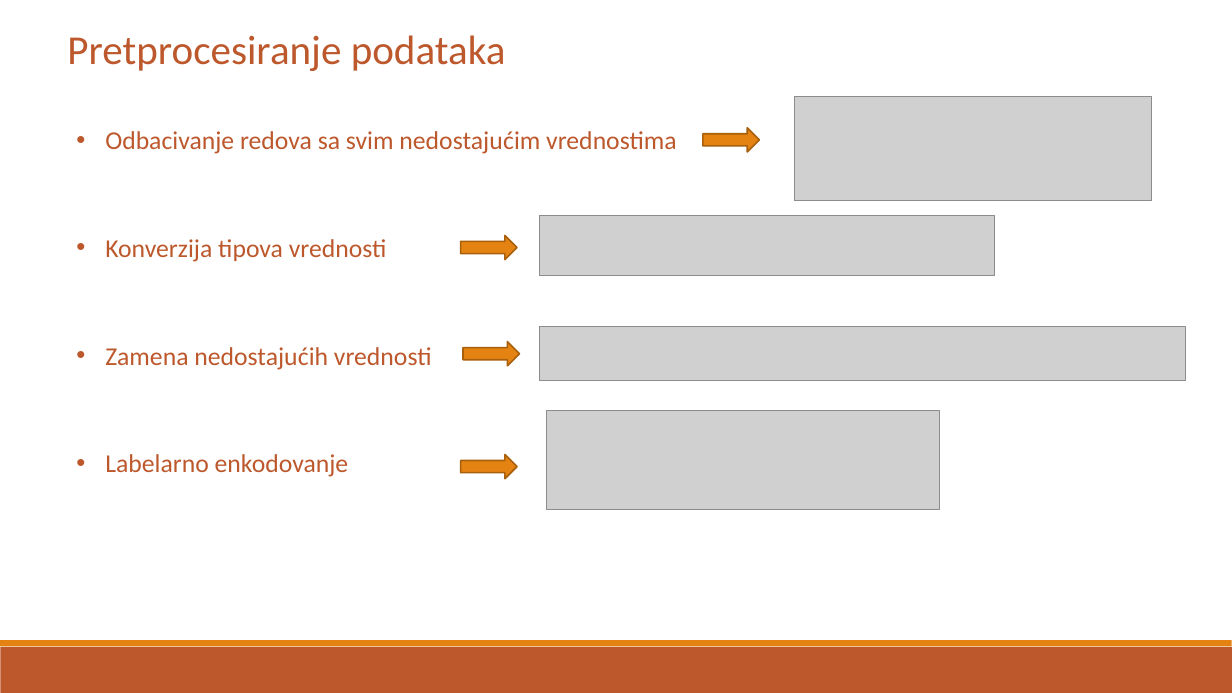
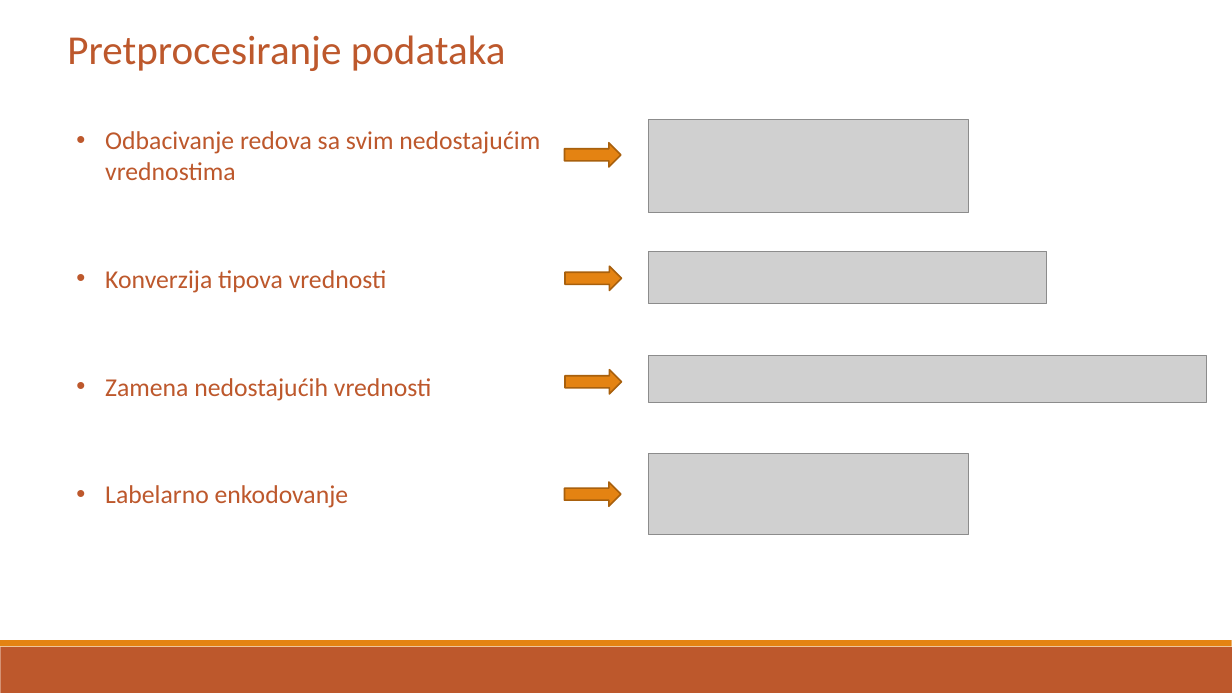
Before and after one commit to Toma1997/Credit-Risk-Prediction-in-Distribution-Network, a slide deck: slide 5 of docs/Prezentacija diplomskog rada.pptx. Drawn at 1232x693 pixels with LibreOffice and Linux fonts; fonts in the diff are those of the drawing; grey boxes stand for pictures. Boxes give left, top, right and bottom in pixels: in the first picture for what was removed or moved away, otherwise in the second. Text is boxed around its words. In the diff, an @@ line names an element or a change of style, - is before the commit and + after.

```diff
--- a/docs/Prezentacija diplomskog rada.pptx
+++ b/docs/Prezentacija diplomskog rada.pptx
@@ text "Odbacivanje redova sa svim nedostajućim ..." rewrapped from <box>105,131,676,477</box> to <box>105,131,540,508</box> @@
@@ picture: place and size @@
-picture at <box>795,96,1153,201</box>
+picture at <box>648,119,969,213</box>
@@ right arrow: place and size @@
-right arrow at <box>703,128,760,152</box>
+right arrow at <box>565,143,621,167</box>
@@ right arrow: place and size @@
-right arrow at <box>460,236,517,260</box>
+right arrow at <box>566,266,622,290</box>
@@ picture: place and size @@
-picture at <box>540,215,995,275</box>
+picture at <box>648,251,1047,304</box>
@@ picture: place and size @@
-picture at <box>540,326,1187,381</box>
+picture at <box>648,356,1207,403</box>
@@ right arrow: place and size @@
-right arrow at <box>463,342,519,366</box>
+right arrow at <box>566,370,622,394</box>
@@ picture: place and size @@
-picture at <box>547,410,939,509</box>
+picture at <box>648,454,969,535</box>
@@ right arrow: place and size @@
-right arrow at <box>460,455,517,479</box>
+right arrow at <box>565,482,621,506</box>
```
Also in this commit, not shown: 1 other slide changed.
